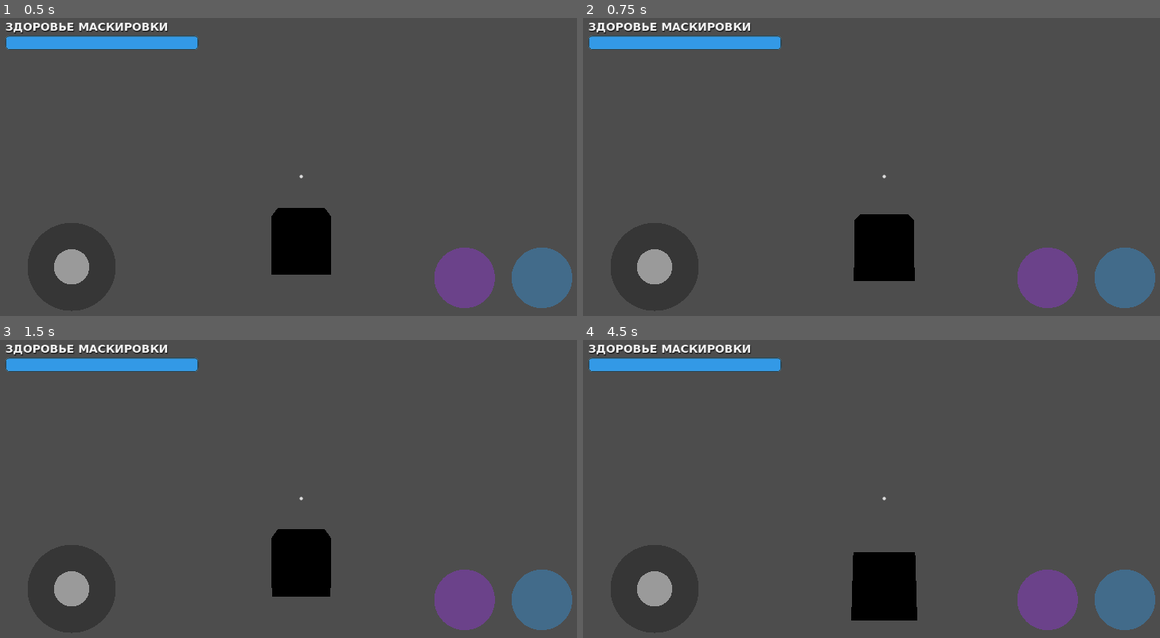
Above: before the commit, frames 1-4 (two rows, left to right).
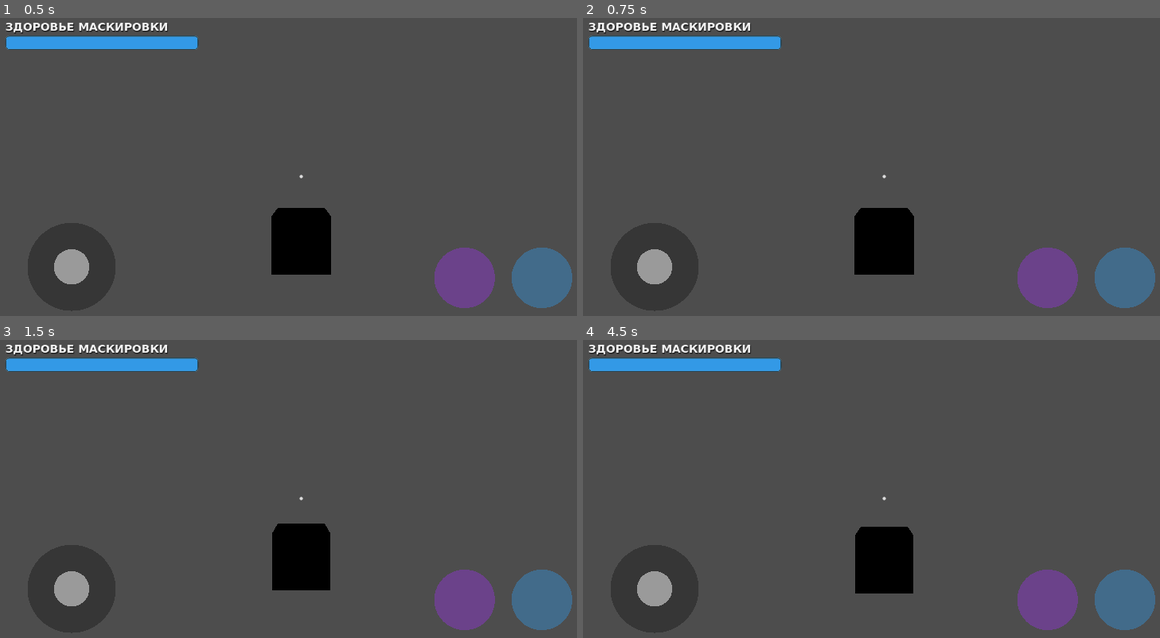
Above: after the commit, the same moments.

Repository: nekomatta77/kitty_hunt
Game: Godot game, scene res://prop.tscn
Two runs of this game, one before a commit and one after it. Both use one fixed random seed, a clock stepped at 60 frames per second and the inputs below. This scene is started directly instead of the project's main scene.
Inputs (mouse positions are in pixels of both pictures, inside the frame that each line leads up to):
- Up to frame 1 (0.5 s): no input
- Up to frame 2 (0.75 s): tap Enter (ui_accept) at 0.5 s; move the mouse to (1021, 158) at 0.52 s; hold Right (ui_right) from 0.53 s (still down); hold Space from 0.53 s (still down); click (1021, 158) at 0.67 s
- Up to frame 3 (1.5 s): tap Enter (ui_accept) at 0.77, 1.25 s; move the mouse to (271, 500) at 1.27 s; release Right (ui_right) at 1.28 s; release Space at 1.28 s; hold Up (ui_up) from 1.28 s (still down); tap Shift at 1.35 s; click (271, 500) at 1.42 s
- Up to frame 4 (4.5 s): tap Enter (ui_accept) at 1.52, 2, 2.75, 3.02, 3.5, 3.77, 4.25 s; move the mouse to (900, 491) at 2.02 s; hold Space 2.03-2.78 s; click (900, 491) at 2.17 s; move the mouse to (877, 503) at 2.77 s; tap Shift at 2.85 s; click (877, 503) at 2.92 s; move the mouse to (929, 503) at 3.52 s; hold Space 3.53-4.25 s; click (929, 503) at 3.67 s; tap Escape (ui_cancel) at 4.15 s; release Up (ui_up) at 4.25 s; drag from (692, 444) to (790, 408) at 4.27 s

Frame 1 is identical in both runs. In frame 2, 0.4% of the frame differs, in the area x 46-58%, y 63-89%; in frame 3, 0.4%; in frame 4, 2.0%, in the area x 46-58%, y 62-95%.

Commit message:
Add files via upload

Diff:
--- a/Network.gd
+++ b/Network.gd
@@ -194,7 +194,6 @@
 func spawn_player_locally(id: int, is_hunter: bool):
 	var level = get_tree().current_scene
 
-	# ФУНДАМЕНТАЛЬНЫЙ ФИКС: Гарантируем, что игроки добавляются ТОЛЬКО в корень с именем "Level".
 	if level:
 		level.name = "Level"
 
@@ -210,3 +209,13 @@
 	var spawn_z = float((id * 2) % 3) * 3.0 - 3.0
 	player.position = Vector3(spawn_x, 5.0, spawn_z)
 	level.add_child(player)
+
+# ИСПРАВЛЕНИЕ: Функция для сброса готовности после игры
+func reset_ready_states():
+	if is_host_mode:
+		for id in player_data:
+			player_data[id].is_ready = false
+		_broadcast_state()
+	elif not is_network_active:
+		for id in player_data:
+			player_data[id].is_ready = false
--- a/hunter.gd
+++ b/hunter.gd
@@ -8,6 +8,10 @@
 
 var health = 100.0
 var can_shoot = true
+
+# --- ПЕРЕМЕННЫЕ ДЛЯ ИДЕАЛЬНОЙ МОБИЛЬНОЙ КАМЕРЫ ---
+var camera_touch_index: int = -1
+var last_camera_touch_pos: Vector2 = Vector2.ZERO
 
 @onready var camera = $Camera3D
 @onready var raycast = $Camera3D/RayCast3D
@@ -157,45 +161,65 @@
 func _unhandled_input(event):
 	if not is_multiplayer_authority(): return
 
-	var is_valid_drag = false
 	var is_mobile = OS.has_feature("mobile") or OS.has_feature("web_android") or OS.has_feature("web_ios")
 
 	if is_mobile:
-		if event is InputEventScreenDrag:
-			if event.position.x > get_viewport().size.x / 2.0:
-				is_valid_drag = true
-	else:
+		if event is InputEventScreenTouch:
+			if event.pressed:
+				# Захватываем палец только если еще нет активного
+				if camera_touch_index == -1:
+					var screen_size = get_viewport().size
+					# ИДЕАЛЬНАЯ ЗОНА: Правая половина, верхние 75%
+					if event.position.x > screen_size.x * 0.5 and event.position.y < screen_size.y * 0.75:
+						camera_touch_index = event.index
+						last_camera_touch_pos = event.position # Запоминаем точку касания
+			else:
+				# Если отпустили именно этот палец - сбрасываем захват
+				if event.index == camera_touch_index:
+					camera_touch_index = -1
+
+		elif event is InputEventScreenDrag:
+			if event.index == camera_touch_index:
+				# РУЧНОЙ РАСЧЕТ ДЕЛЬТЫ (Защита от дергания HTML5 WebGL)
+				var manual_relative = event.position - last_camera_touch_pos
+				last_camera_touch_pos = event.position
+
+				# Вращаем камеру
+				var mobile_sens = mouse_sensitivity * 1.5
+				rotate_y(-manual_relative.x * mobile_sens)
+				camera.rotate_x(-manual_relative.y * mobile_sens)
+				camera.rotation.x = clamp(camera.rotation.x, deg_to_rad(-80), deg_to_rad(80))
+
+		# ЖЕЛЕЗНАЯ ЗАЩИТА: На мобилках полностью игнорируем ложные сигналы мыши
 		if event is InputEventMouseMotion:
-			is_valid_drag = true
-
-	if is_valid_drag:
-		rotate_y(-event.relative.x * mouse_sensitivity)
-		camera.rotate_x(-event.relative.y * mouse_sensitivity)
-		camera.rotation.x = clamp(camera.rotation.x, deg_to_rad(-80), deg_to_rad(80))
-
-	if event.is_action_pressed("ui_cancel"):
-		Input.set_mouse_mode(Input.MOUSE_MODE_VISIBLE)
-
-	if event is InputEventMouseButton and event.button_index == MOUSE_BUTTON_LEFT and event.pressed:
-		if not is_mobile:
+			get_viewport().set_input_as_handled()
+			return
+
+	else:
+		# --- ЛОГИКА ДЛЯ ПК ---
+		if event is InputEventMouseMotion and Input.get_mouse_mode() == Input.MOUSE_MODE_CAPTURED:
+			rotate_y(-event.relative.x * mouse_sensitivity)
+			camera.rotate_x(-event.relative.y * mouse_sensitivity)
+			camera.rotation.x = clamp(camera.rotation.x, deg_to_rad(-80), deg_to_rad(80))
+
+		if event.is_action_pressed("ui_cancel"):
+			Input.set_mouse_mode(Input.MOUSE_MODE_VISIBLE)
+
+		if event is InputEventMouseButton and event.button_index == MOUSE_BUTTON_LEFT and event.pressed:
 			if Input.get_mouse_mode() != Input.MOUSE_MODE_CAPTURED:
 				Input.set_mouse_mode(Input.MOUSE_MODE_CAPTURED)
 			shoot()
 
-# --- ВОТ ЭТА ФУНКЦИЯ БЫЛА ПОТЕРЯНА ---
 func _physics_process(delta):
 	if not is_multiplayer_authority(): return
 
-	# Гравитация
 	if not is_on_floor():
 		velocity.y -= gravity * delta
 
-	# Прыжок
 	if Input.is_physical_key_pressed(KEY_SPACE) or Input.is_action_just_pressed("ui_accept"):
 		if is_on_floor():
 			velocity.y = JUMP_VELOCITY
 
-	# Управление с клавиатуры (WASD / Стрелочки)
 	var h_axis = int(Input.is_physical_key_pressed(KEY_D)) - int(Input.is_physical_key_pressed(KEY_A))
 	if h_axis == 0: h_axis = Input.get_axis("ui_left", "ui_right")
 
@@ -217,7 +241,6 @@
 		velocity.z = move_toward(velocity.z, 0, current_speed)
 
 	move_and_slide()
-# -------------------------------------
 
 func shoot():
 	if not can_shoot: return
--- a/level.gd
+++ b/level.gd
@@ -12,12 +12,9 @@
 var return_btn: Button
 var modern_font: SystemFont
 
-# Массив для отслеживания загрузившихся игроков
 var loaded_peers = []
 
 func _ready():
-	# ФУНДАМЕНТАЛЬНЫЙ ФИКС: Жестко задаем имя сцены.
-	# Теперь сетевые пути (/root/Level/...) у хоста и клиента будут совпадать на 100%
 	name = "Level"
 
 	modern_font = SystemFont.new()
@@ -27,7 +24,6 @@
 	setup_ui()
 	call_deferred("_notify_loaded")
 
-# СИСТЕМА РУКОПОЖАТИЯ: Игрок загрузился и сообщает об этом серверу
 func _notify_loaded():
 	print("[Level] Сцена загружена локально. Ждем остальных...")
 	if Network.is_network_active:
@@ -37,7 +33,6 @@
 		_spawn_all()
 		start_game()
 
-# Сервер собирает "галочки" готовности со всех игроков
 @rpc("any_peer", "call_local", "reliable")
 func register_player_loaded(peer_id: int):
 	if multiplayer.is_server():
@@ -50,7 +45,6 @@
 			print("[Level] ВСЕ ИГРОКИ НА КАРТЕ! Запускаем спавн.")
 			do_spawn_and_start.rpc()
 
-# Сервер дает отмашку на одновременный спавн
 @rpc("authority", "call_local", "reliable")
 func do_spawn_and_start():
 	print("[Level] Получена команда на спавн от сервера!")
@@ -146,7 +140,6 @@
 		else:
 			show_game_over(false)
 
-# ФИКС МЫШИ ДЛЯ МОБИЛОК (Защита от SecurityError)
 func safe_unlock_mouse():
 	var is_mobile = OS.has_feature("mobile") or OS.has_feature("web_android") or OS.has_feature("web_ios")
 	if not is_mobile:
@@ -259,4 +252,11 @@
 @rpc("authority", "call_local", "reliable")
 func return_to_lobby():
 	safe_unlock_mouse()
+
+	# ИСПРАВЛЕНИЕ ЦИКЛА: Сервер обнуляет готовность всех игроков перед выходом в лобби
+	if Network.is_network_active and multiplayer.is_server():
+		Network.reset_ready_states()
+	elif not Network.is_network_active:
+		Network.reset_ready_states()
+
 	get_tree().call_deferred("change_scene_to_file", "res://lobby.tscn")
--- a/prop.gd
+++ b/prop.gd
@@ -8,6 +8,10 @@
 
 var health = 100.0
 var can_transform = true
+
+# --- ПЕРЕМЕННЫЕ ДЛЯ ИДЕАЛЬНОЙ МОБИЛЬНОЙ КАМЕРЫ ---
+var camera_touch_index: int = -1
+var last_camera_touch_pos: Vector2 = Vector2.ZERO
 
 @onready var spring_arm = $SpringArm3D
 @onready var camera = $SpringArm3D/Camera3D
@@ -130,28 +134,47 @@
 func _unhandled_input(event):
 	if not is_multiplayer_authority(): return
 
-	var is_valid_drag = false
 	var is_mobile = OS.has_feature("mobile") or OS.has_feature("web_android") or OS.has_feature("web_ios")
 
 	if is_mobile:
-		if event is InputEventScreenDrag:
-			if event.position.x > get_viewport().size.x / 2.0:
-				is_valid_drag = true
+		if event is InputEventScreenTouch:
+			if event.pressed:
+				if camera_touch_index == -1:
+					var screen_size = get_viewport().size
+					if event.position.x > screen_size.x * 0.5 and event.position.y < screen_size.y * 0.75:
+						camera_touch_index = event.index
+						last_camera_touch_pos = event.position
+			else:
+				if event.index == camera_touch_index:
+					camera_touch_index = -1
+
+		elif event is InputEventScreenDrag:
+			if event.index == camera_touch_index:
+				# РУЧНОЙ РАСЧЕТ ДЕЛЬТЫ
+				var manual_relative = event.position - last_camera_touch_pos
+				last_camera_touch_pos = event.position
+
+				var mobile_sens = mouse_sensitivity * 1.5
+				rotate_y(-manual_relative.x * mobile_sens)
+				spring_arm.rotate_x(-manual_relative.y * mobile_sens)
+				spring_arm.rotation.x = clamp(spring_arm.rotation.x, deg_to_rad(-60), deg_to_rad(45))
+
+		# Блокировка фейковой мыши
+		if event is InputEventMouseMotion:
+			get_viewport().set_input_as_handled()
+			return
+
 	else:
-		if event is InputEventMouseMotion:
-			is_valid_drag = true
-
-	if is_valid_drag:
-		rotate_y(-event.relative.x * mouse_sensitivity)
-		spring_arm.rotate_x(-event.relative.y * mouse_sensitivity)
-		spring_arm.rotation.x = clamp(spring_arm.rotation.x, deg_to_rad(-60), deg_to_rad(45))
-
-	if event.is_action_pressed("ui_cancel"):
-		Input.set_mouse_mode(Input.MOUSE_MODE_VISIBLE)
-
-	# ИСПРАВЛЕНИЕ: Блокируем захват мыши для мобильных устройств (защита от ошибок браузера)
-	if event is InputEventMouseButton and event.button_index == MOUSE_BUTTON_LEFT and event.pressed:
-		if not is_mobile:
+		# --- ЛОГИКА ДЛЯ ПК ---
+		if event is InputEventMouseMotion and Input.get_mouse_mode() == Input.MOUSE_MODE_CAPTURED:
+			rotate_y(-event.relative.x * mouse_sensitivity)
+			spring_arm.rotate_x(-event.relative.y * mouse_sensitivity)
+			spring_arm.rotation.x = clamp(spring_arm.rotation.x, deg_to_rad(-60), deg_to_rad(45))
+
+		if event.is_action_pressed("ui_cancel"):
+			Input.set_mouse_mode(Input.MOUSE_MODE_VISIBLE)
+
+		if event is InputEventMouseButton and event.button_index == MOUSE_BUTTON_LEFT and event.pressed:
 			if Input.get_mouse_mode() != Input.MOUSE_MODE_CAPTURED:
 				Input.set_mouse_mode(Input.MOUSE_MODE_CAPTURED)
 			try_transform()
